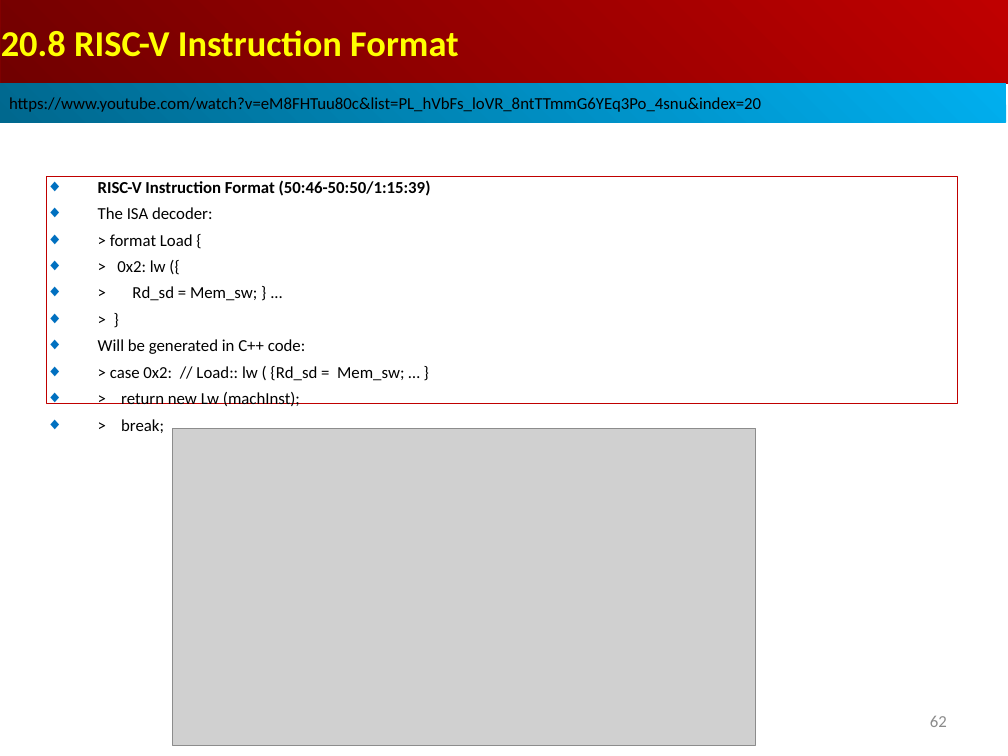
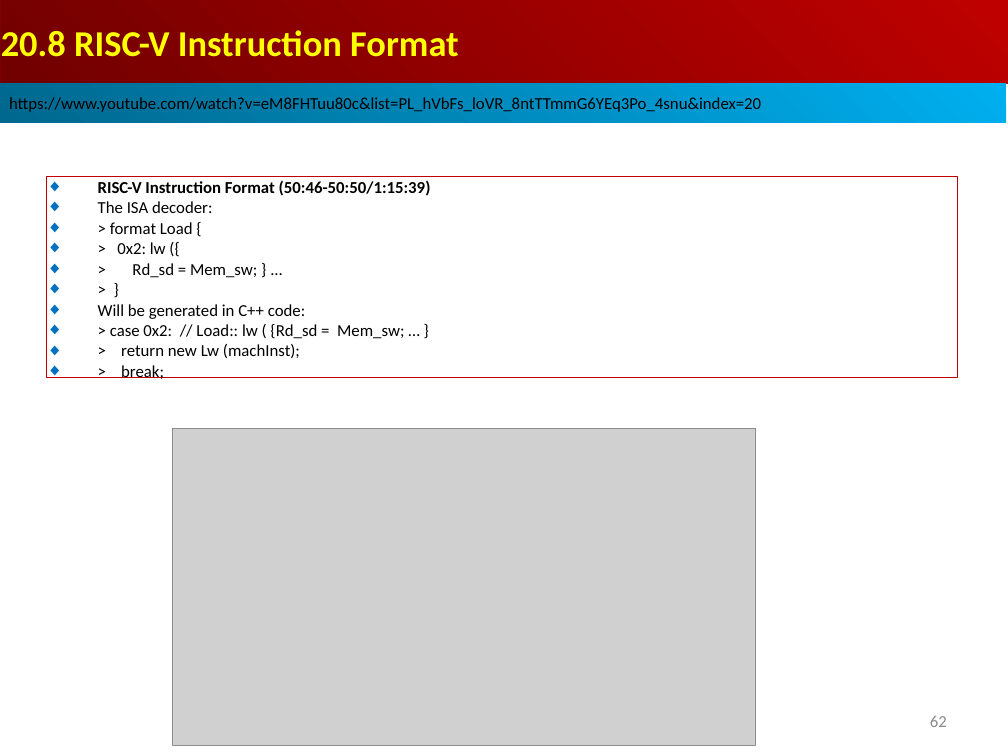
Before and after one commit to peterhchen/AIU_CS850_Gem5_McPAT, a slide deck: slide 62 of 050_Gem5/020.ModelCore/000_Video/020.ModelCore.ppt. Drawn at 1008x756 pixels with LibreOffice and Linux fonts; fonts in the diff are those of the drawing; grey boxes stand for pictures. Boxes give left, top, right and bottom in pixels: in the first picture for what was removed or moved away, otherwise in the second. Text is boxed around its words. In the diff, an @@ line names an element or a change of style, - is before the commit and + after.

```diff
--- a/050_Gem5/020.ModelCore/000_Video/020.ModelCore.ppt
+++ b/050_Gem5/020.ModelCore/000_Video/020.ModelCore.ppt
@@ rectangle "RISC-V Instruction Format (50:46-50:50/1:15:39)": place and size @@
-rectangle "RISC-V Instruction Format (50:46-50:50/1:15:39)" at box(46, 176, 958, 403)
+rectangle "RISC-V Instruction Format (50:46-50:50/1:15:39)" at box(46, 176, 958, 378)
@@ rectangle "RISC-V Instruction Format (50:46-50:50/1:15:39)" at box(46, 176, 958, 378): less space between paragraphs @@
```
Also in this commit, not shown: 27 other slides changed, 7 slides added.
